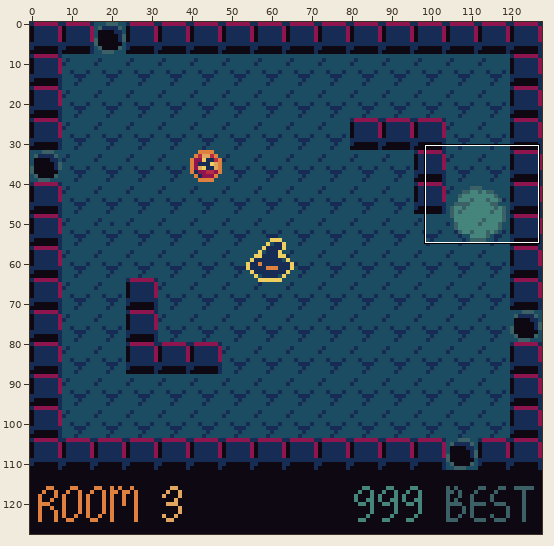
File history of a pixel-art file, assets/sprites.aseprite. The picture above shows the old version from afar; the outline marks the close-up.
Close-up. Before:
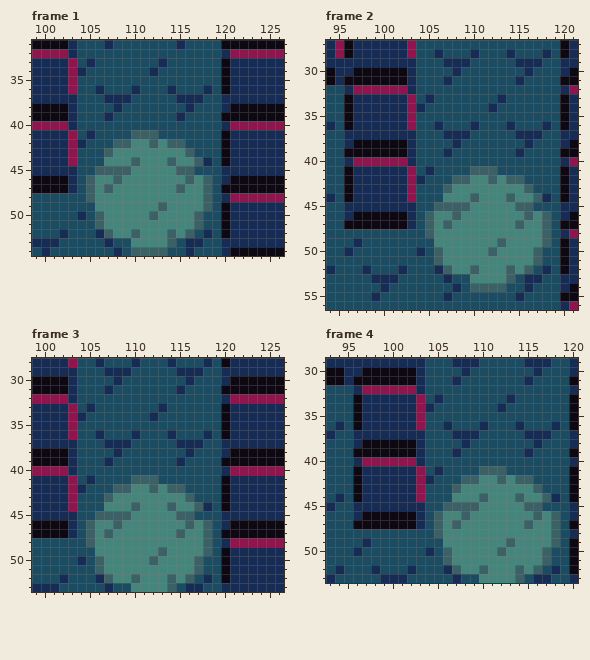
128x128 pixels, 32 frames. Shown: frame 1: x 99..126, y 31..54; frame 2: x 94..121, y 27..56; frame 3: x 99..126, y 28..53; frame 4: x 93..120, y 29..53. The commit also changed other frames or places, which this record leaves out.
After the commit:
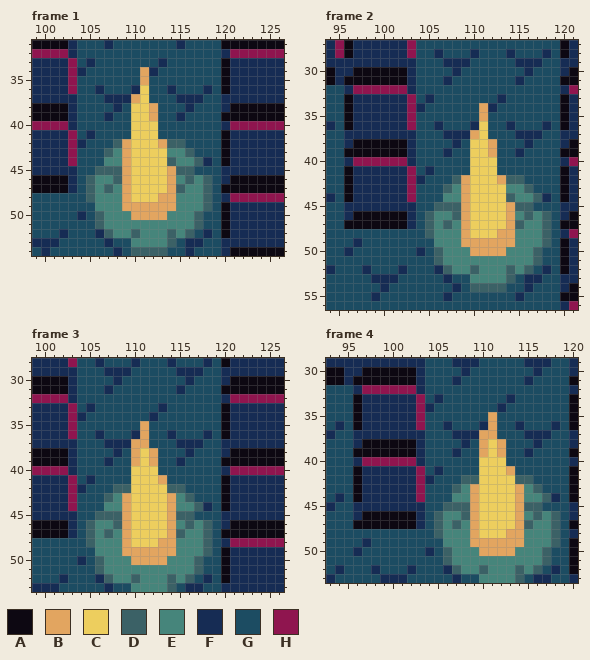
Palette (. is transparent): A #0d0812  B #e2a560  C #edce5e  D #3b6166  E #46857b  F #162c54  G #1c4c62  H #8f154f
From old to new:
layer "light" now shown
--- frame 1, layer "light"
@@ x 107..116 @@
 33 GGGGGGFGGG
-34 GGGGGFGGGG
-35 GGGGGGGGGG
-36 GGGFGGGFGG
-37 FFFGGGGGFF
-38 GFGGGGGGGF
-39 FGGGGGGGFG
-40 GGGGGGGGGG
-41 GGGDDDGGGG
-42 GDDEEDEDDG
-43 DEEEEEEEED
-44 EEEDEEEDEE
-45 DDDEEEEEDD
-46 EDEEEEEEED
-47 DEEEEEEEDE
-48 EEEEEEEEEE
-49 EEEEEEDEEE
-50 EEEEEDEEEE
+34 GGGGBFGGGG
+35 GGGGBGGGGG
+36 GGGFCGGFGG
+37 FFFBCGGGFF
+38 GFGCCBGGGF
+39 FGGCCBGGFG
+40 GGGCCCGGGG
+41 GGGCCCGGGG
+42 GDBCCCBDDG
+43 DEBCCCCEED
+44 EEBCCCCDEE
+45 DDBCCCCBDD
+46 EDBCCCCBED
+47 DEBCCCCBDE
+48 EEBCCCBBEE
+49 EEBBBBBBEE
+50 EEEBBBBEEE
 51 EEEEEEEEEE
--- frame 2, layer "light": the same change as frame 1
--- frame 3, layer "light"
@@ x 107..116 @@
 34 GGGGGFGGGG
-35 GGGGGGGGGG
-36 GGGFGGGFGG
-37 FFFGGGGGFF
-38 GFGGGGGGGF
-39 FGGGGGGGFG
-40 GGGGGGGGGG
-41 GGGDDDGGGG
-42 GDDEEDEDDG
-43 DEEEEEEEED
-44 EEEDEEEDEE
-45 DDDEEEEEDD
-46 EDEEEEEEED
-47 DEEEEEEEDE
-48 EEEEEEEEEE
-49 EEEEEEDEEE
-50 EEEEEDEEEE
+35 GGGGBGGGGG
+36 GGGFBGGFGG
+37 FFFBBGGGFF
+38 GFGBCBGGGF
+39 FGGBCBGGFG
+40 GGGCCCGGGG
+41 GGGCCCBGGG
+42 GDDCCCCDDG
+43 DEBCCCCBED
+44 EEBCCCCBEE
+45 DDBCCCCBDD
+46 EDBCCCCBED
+47 DEBCCCCBDE
+48 EEBCCCBBEE
+49 EEBBBBBBEE
+50 EEEBBBBEEE
 51 EEEEEEEEEE
--- frame 4, layer "light": the same change as frame 3
Changed places in both close-ups, as pixel boxes (x1, y1, x2, y2):
changed: (122, 67, 176, 220)
changed: (461, 103, 515, 256)
changed: (122, 421, 176, 565)
changed: (470, 412, 524, 556)
